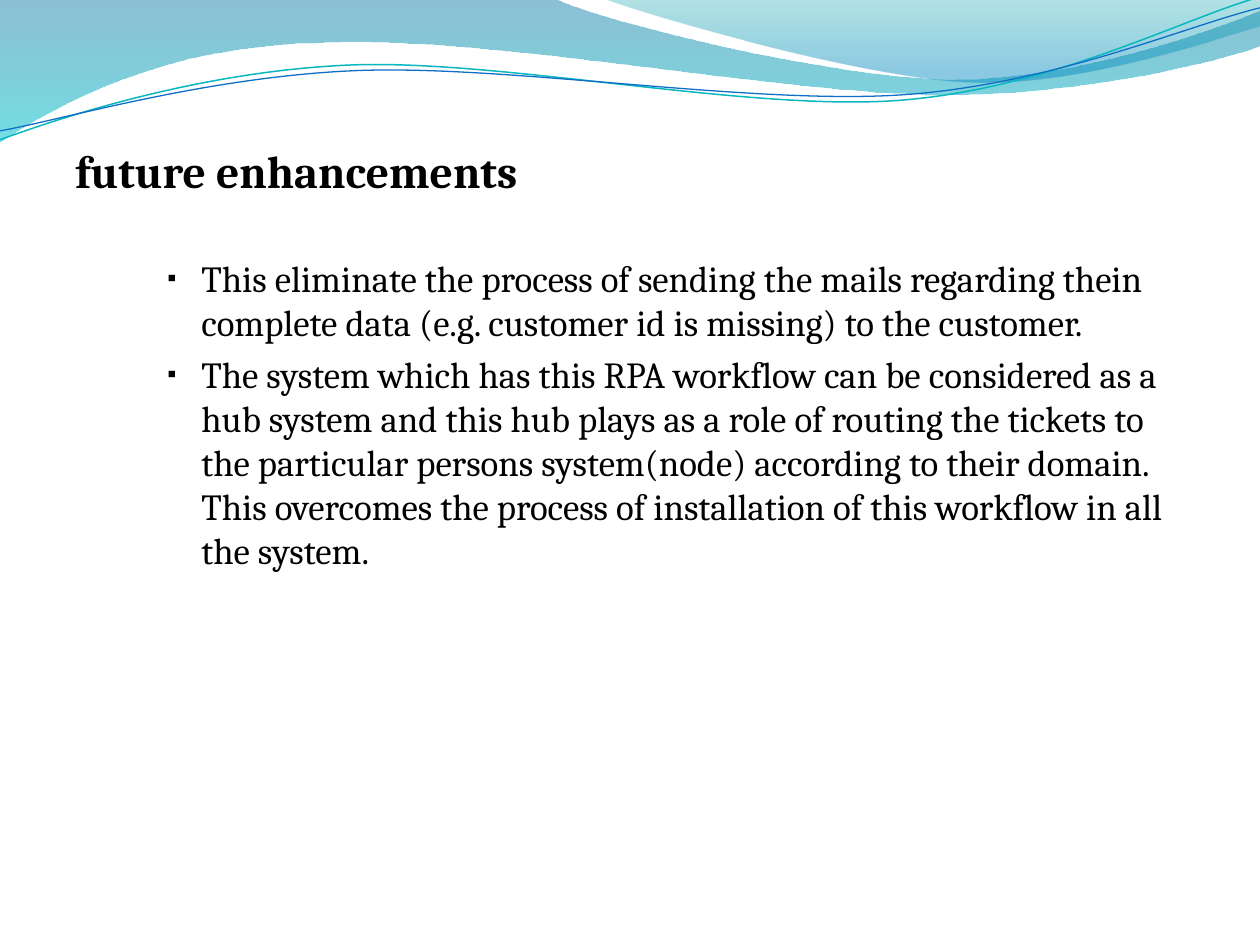
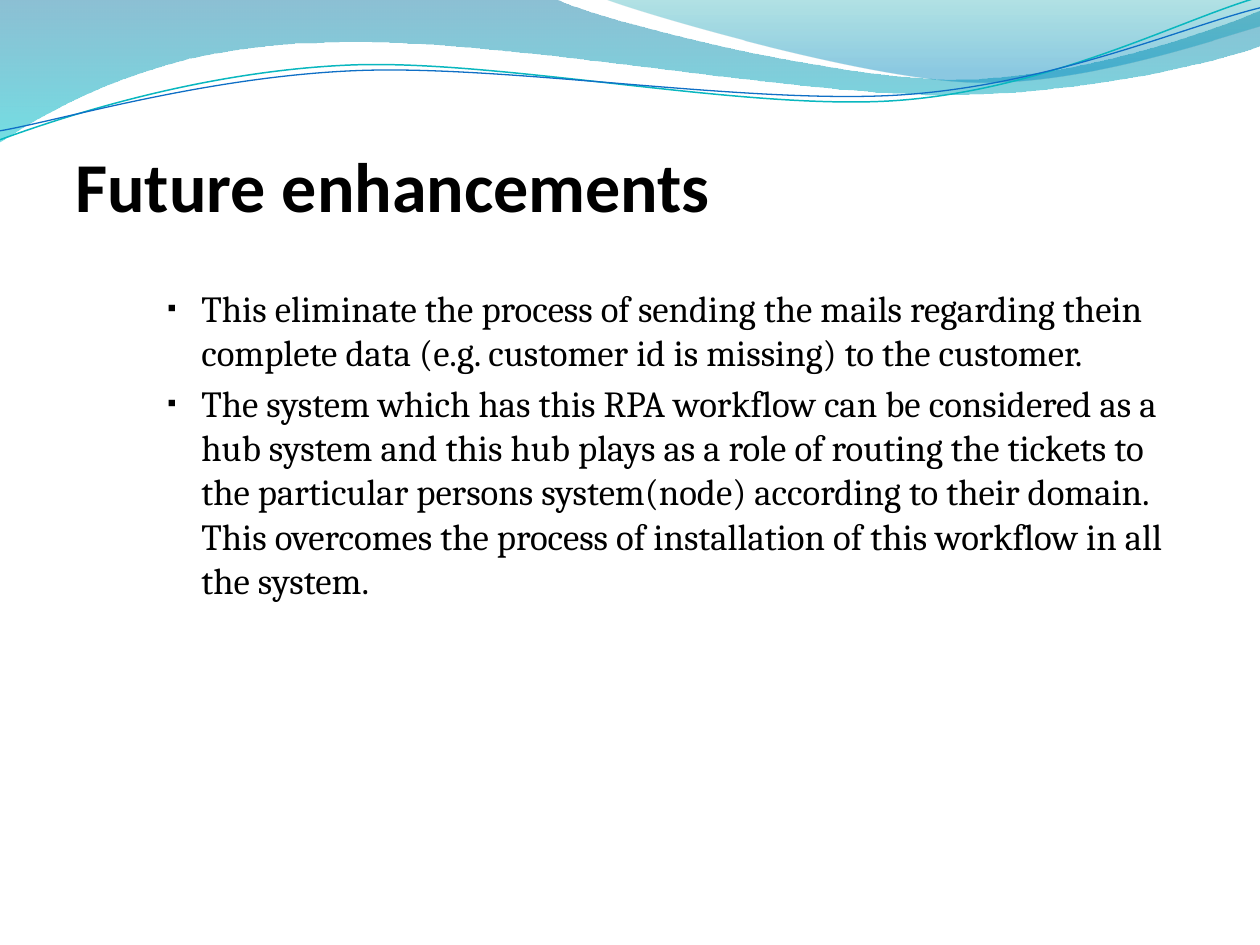
Before and after one commit to sanjay-rb/Ticket-Assignment-Automation, a slide deck: slide 6 of Ticket_Automation/WS/Docs/PPT/final_review_template.pptx. Drawn at 1260x945 pixels with LibreOffice and Linux fonts; fonts in the diff are those of the drawing; background and template pictures are left out. Boxes give left, top, right and bottom in pixels: in the first picture for what was removed or moved away, otherwise in the second. Text is boxed around its words. In the diff, an @@ line names an element or a change of style, - is before the commit and + after.

```diff
--- a/Ticket_Automation/WS/Docs/PPT/final_review_template.pptx
+++ b/Ticket_Automation/WS/Docs/PPT/final_review_template.pptx
@@ text at [75, 163, 710, 213]: text changed; size 26 to 40 pt; font Cambria to Calibri @@
-future enhancements
+Future enhancements
```
Also in this commit, not shown: 27 other slides changed, 6 other files.
